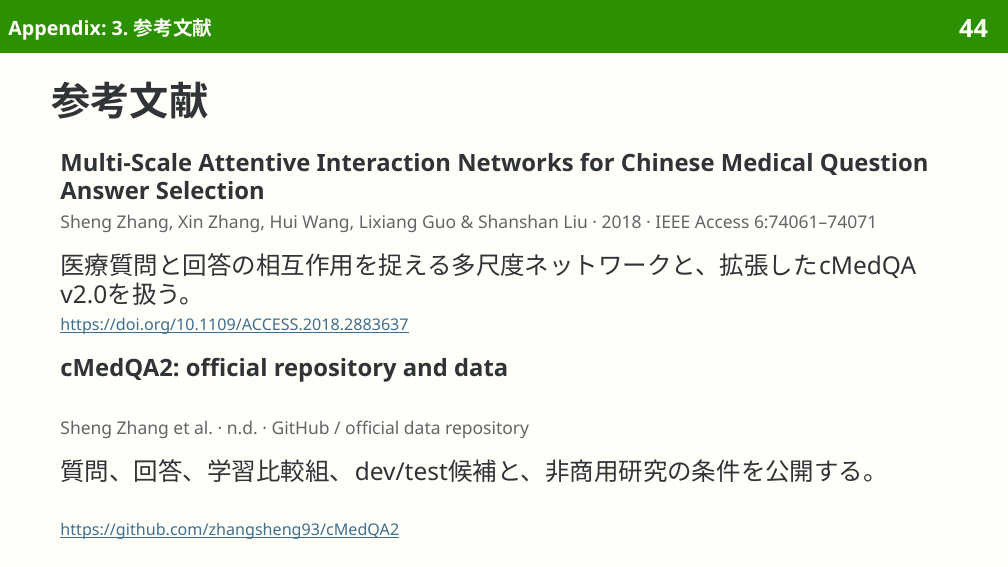
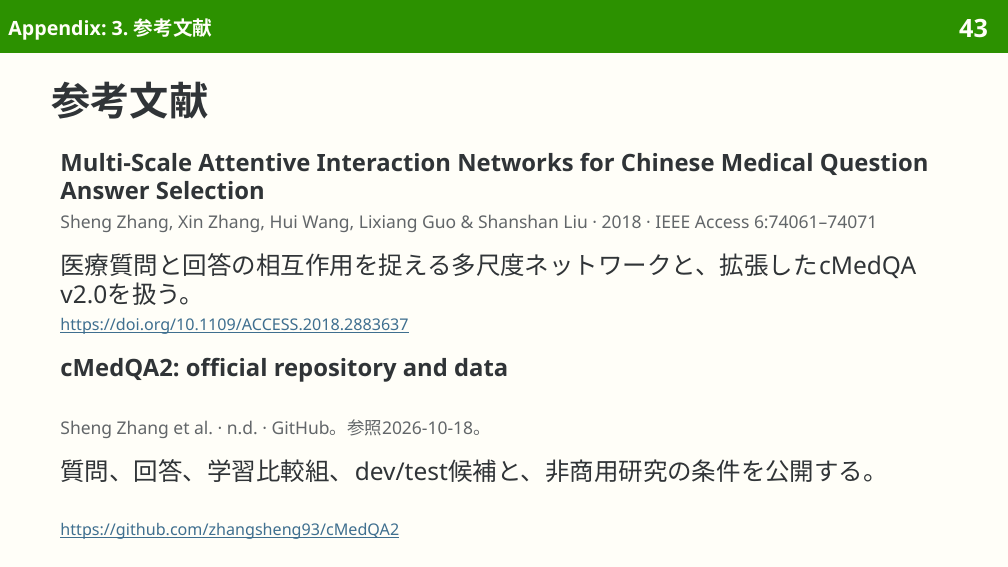
Before and after one commit to sasakiy84/datasets-in-10-minutes, a slide deck: slide 43 of slides/datasets-in-10-minutes-cmedqa2.pptx (slide 44 before the commit). Drawn at 1008x567 pixels with LibreOffice and Linux fonts; fonts in the diff are those of the drawing. Boxes give left, top, right and bottom in pixels: in the first picture for what was removed or moved away, otherwise in the second. Text is boxed around its words. In the diff, an @@ line names an element or a change of style, - is before the commit and + after.

```diff
--- a/slides/datasets-in-10-minutes-cmedqa2.pptx
+++ b/slides/datasets-in-10-minutes-cmedqa2.pptx
@@ page number at (959,18,988,38): text changed @@
-44
+43
@@ text at (60,419,491,438): text changed @@
-Sheng Zhang et al. · n.d. · GitHub / official data repository
+Sheng Zhang et al. · n.d. · GitHub。参照2026-10-18。
```
Also in this commit, not shown: 2 slides removed, 54 other files.
